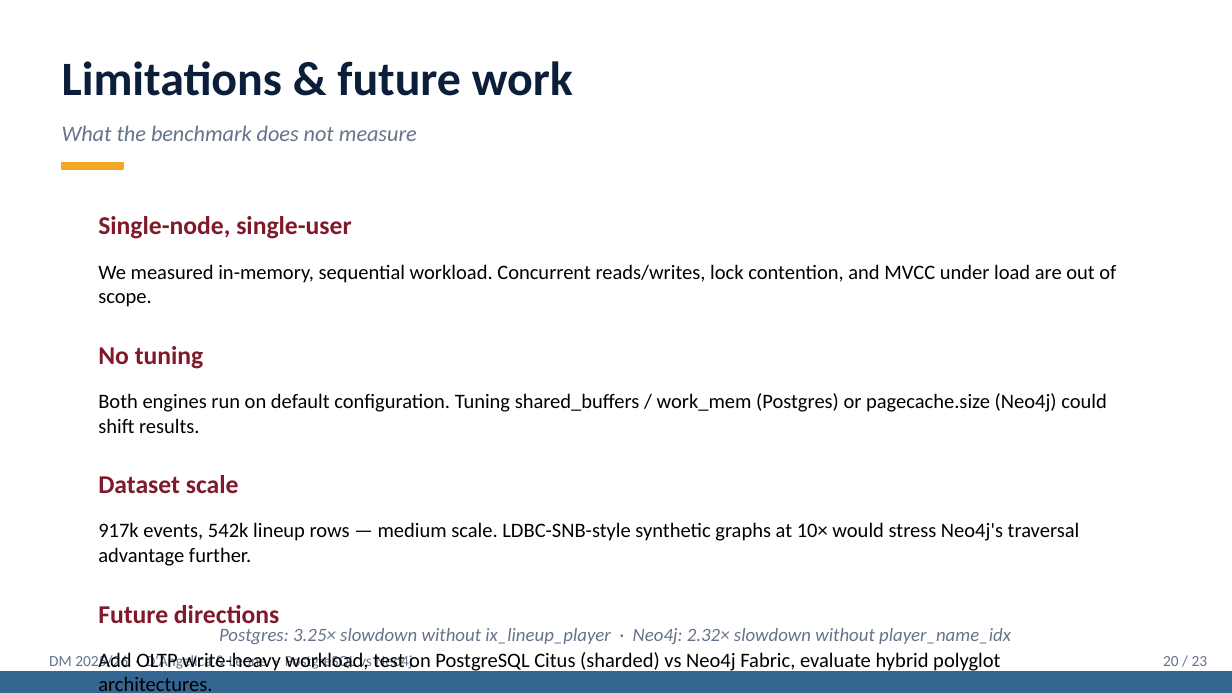
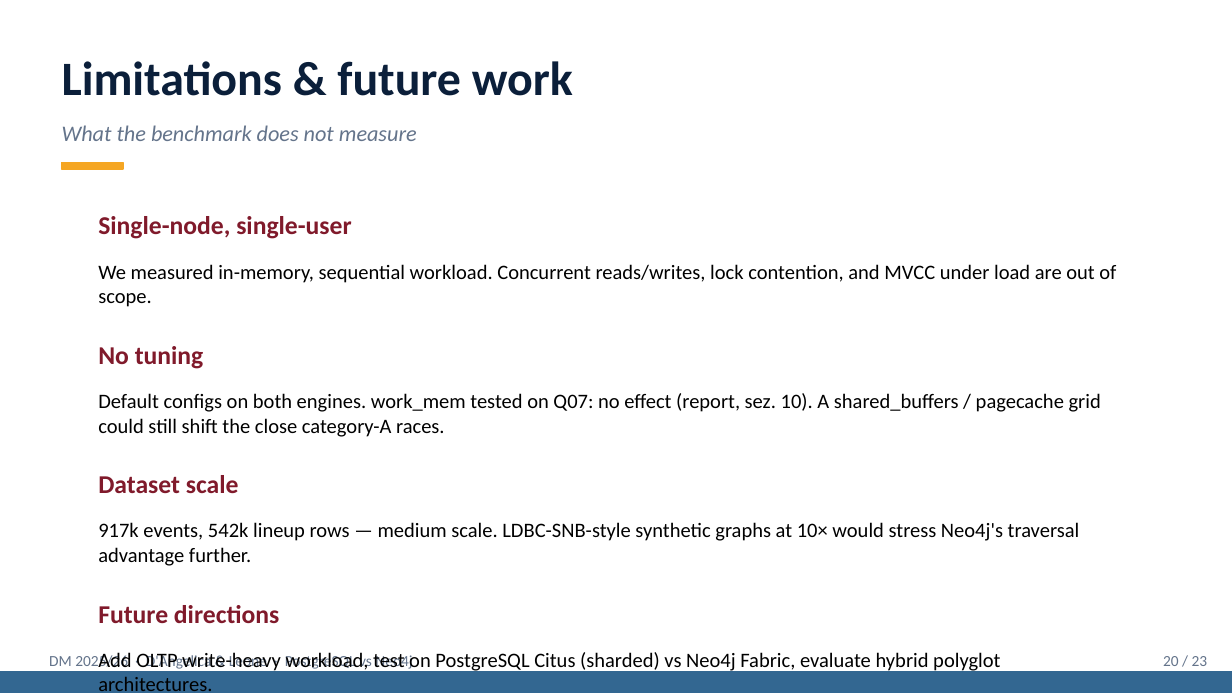
Before and after one commit to g1up3/DM-Project-2026, a slide deck: slide 20 of Presentation_DM_DAngelica_Leone.pptx. Drawn at 1232x693 pixels with LibreOffice and Linux fonts; fonts in the diff are those of the drawing. Boxes give left, top, right and bottom in pixels: in the first picture for what was removed or moved away, otherwise in the second. Text is boxed around its words. In the diff, an @@ line names an element or a change of style, - is before the commit and + after.

```diff
--- a/Presentation_DM_DAngelica_Leone.pptx
+++ b/Presentation_DM_DAngelica_Leone.pptx
@@ text at [98, 393, 1101, 437]: text changed @@
-Both engines run on default configuration. Tuning shared_buffers / work_mem (Postgres) or pagecache.size (Neo4j) could shift results.
+Default configs on both engines. work_mem tested on Q07: no effect (report, sez. 10). A shared_buffers / pagecache grid could still shift the close category-A races.
@@ text removed at [219, 628, 1011, 644] @@
-Postgres: 3.25× slowdown without ix_lineup_player · Neo4j: 2.32× slowdown without player_name_idx
```
Also in this commit, not shown: 9 other slides changed, 9 other files.
